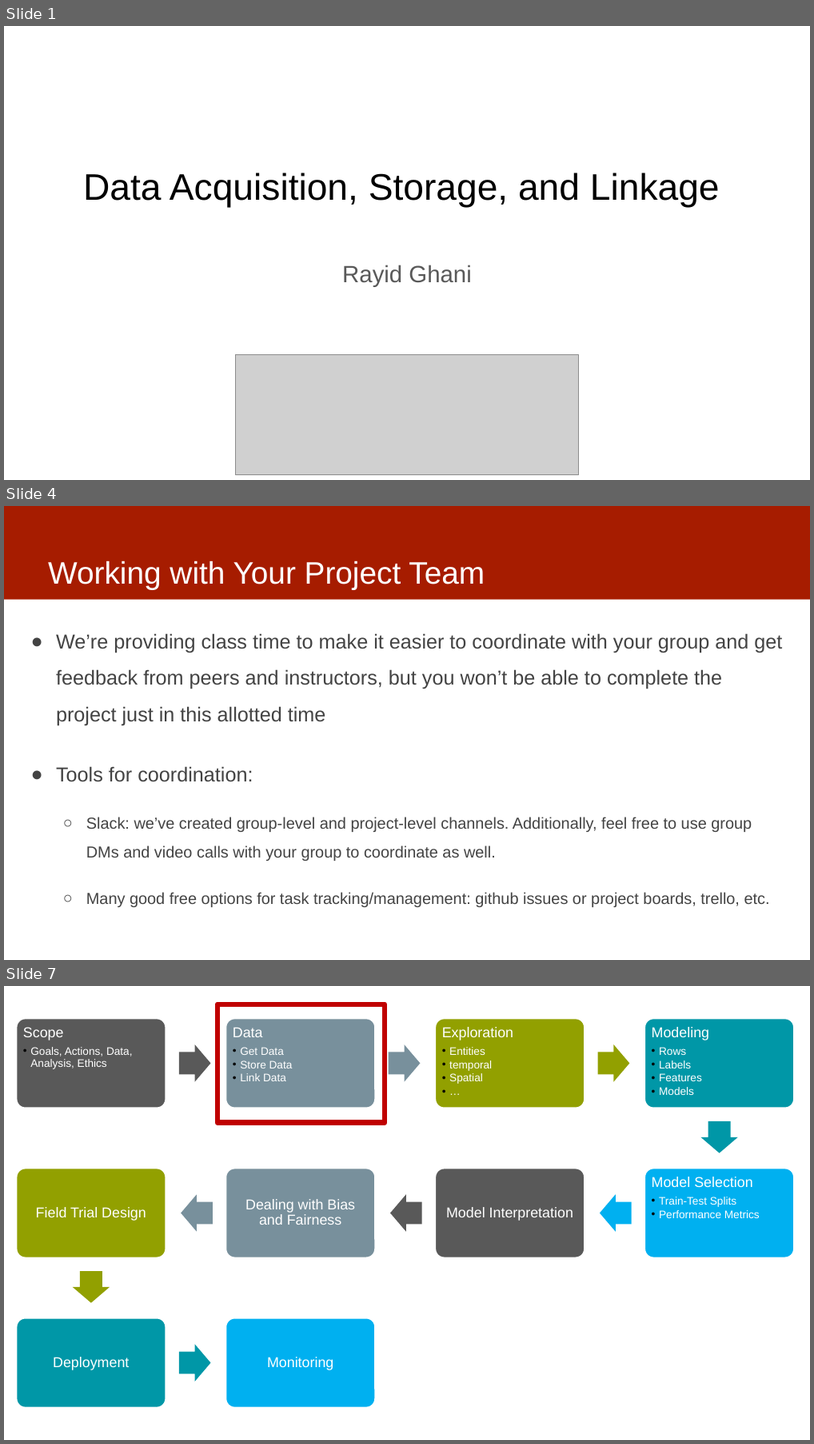
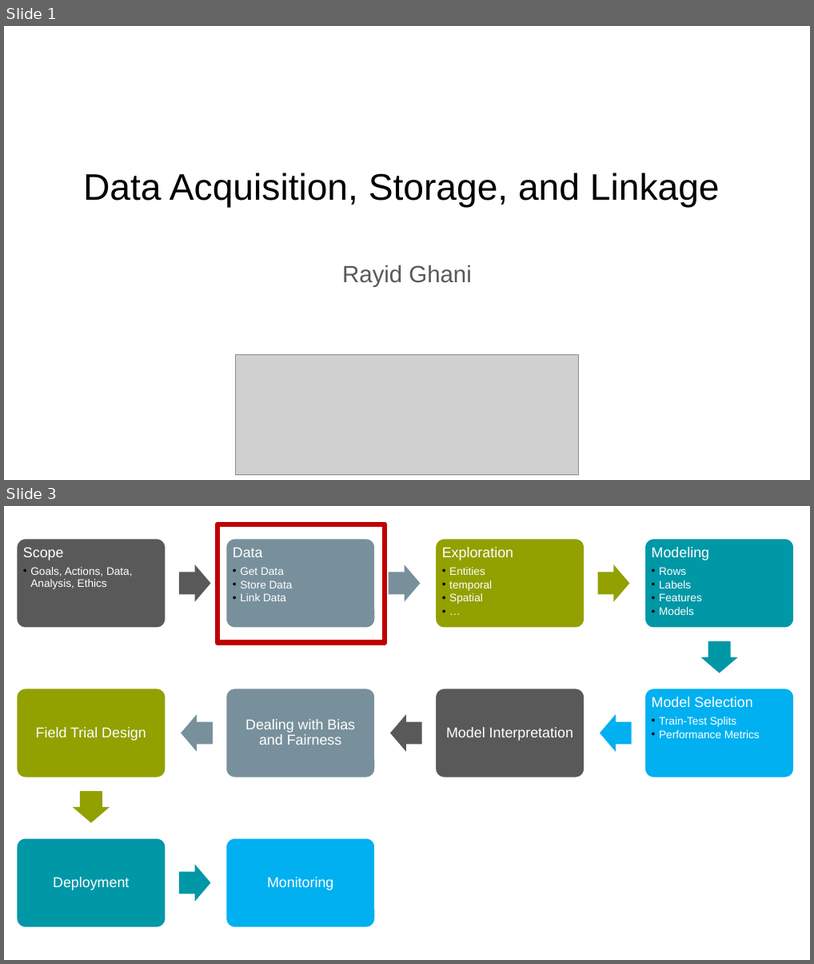
Before and after one commit to dssg/mlforpublicpolicylab, a slide deck: Lectures/04-data.pptx. Shown one above the other, each under a label of ours: slides 1, 4 and 7 before the commit, slides 1 and 3 after it; the slides between them are not shown. The pictures are 814x1444 and 814x964 pixels, drawn with LibreOffice and Linux fonts; fonts in the diff are those of the drawing; grey boxes stand for pictures. Boxes give left, top, right and bottom in pixels: in the first picture for what was removed or moved away, otherwise in the second. Text is boxed around its words. In the diff, an @@ line names an element or a change of style, - is before the commit and + after.

```diff
--- a/Lectures/04-data.pptx
+++ b/Lectures/04-data.pptx
@@ slide 4 removed at (4,506,810,960), background #FFFFFF @@
@@ rectangle removed at (4,506,810,599) @@
@@ title removed at (48,561,485,590) @@
-Working with Your Project Team
@@ text removed at (56,633,782,907) @@
-● We’re providing class time to make it easier to coordinate with your group and get feedback from peers and instructors, but you won’t be able to complete the project just in this allotted time
-● Tools for coordination:
-  ○ Slack: we’ve created group-level and project-level channels. Additionally, feel free to use group DMs and video calls with your group to coordinate as well.
-  ○ Many good free options for task tracking/management: github issues or project boards, trello, etc.
@@ what was slide 7 is now slide 3 @@
```
Also in this commit, not shown: 2 slides changed, 3 other slides removed.
